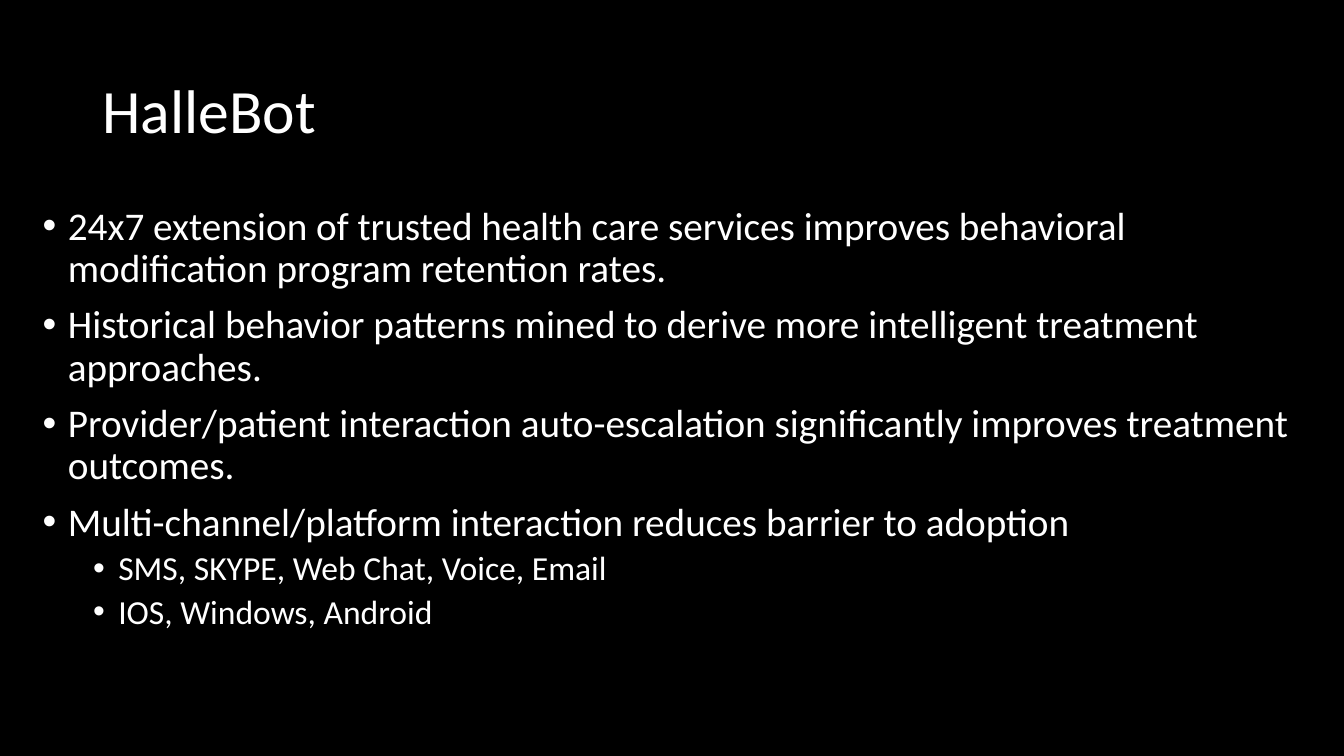
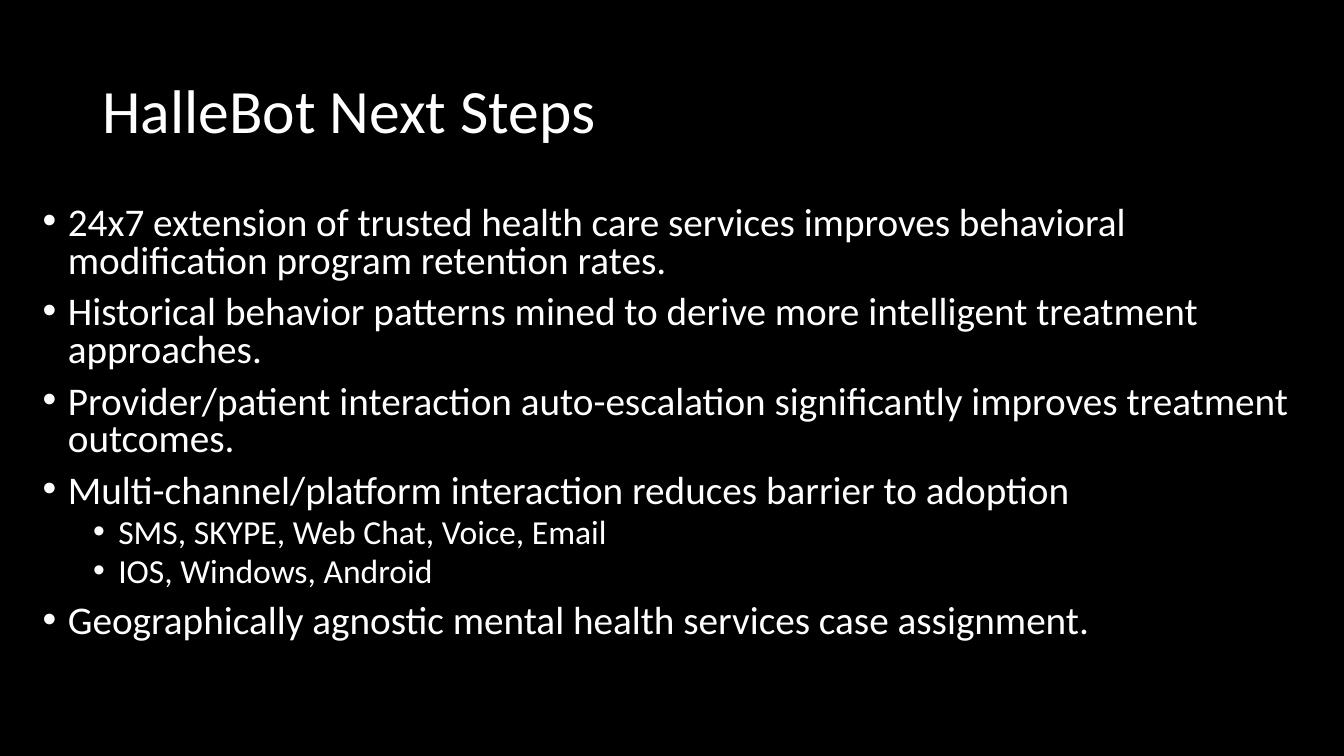
Before and after one commit to yoshishima/HalleBot, a slide deck: slide 5 of Bot Application1/Docs/HalleBot.pptx. Drawn at 1344x756 pixels with LibreOffice and Linux fonts; fonts in the diff are those of the drawing. Boxes give left, top, right and bottom in pixels: in the first picture for what was removed or moved away, otherwise in the second. Text is boxed around its words. In the diff, an @@ line names an element or a change of style, - is before the commit and + after.

Commit message:
Tweak

```diff
--- a/Bot Application1/Docs/HalleBot.pptx
+++ b/Bot Application1/Docs/HalleBot.pptx
@@ title at [102, 90, 595, 143]: text changed @@
-HalleBot
+HalleBot Next Steps
@@ text at [68, 208, 1288, 587]: line spacing 0.9 to 0.8 @@
@@ text at [68, 606, 1089, 641]: paragraph added @@
+• Geographically agnostic mental health services case assignment.
```
